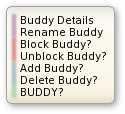
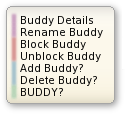
Layer changes from the first 125 x 114 image to the second:
painted on "Buddy Details ..." over [87, 40, 106, 60]
